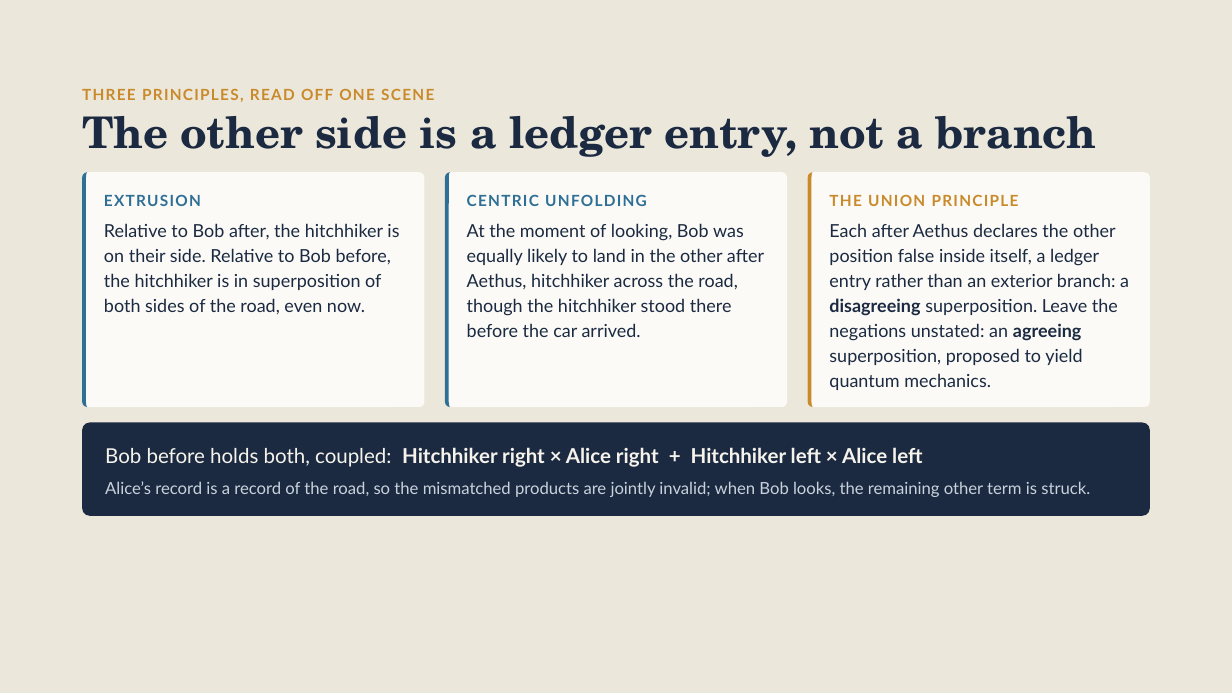
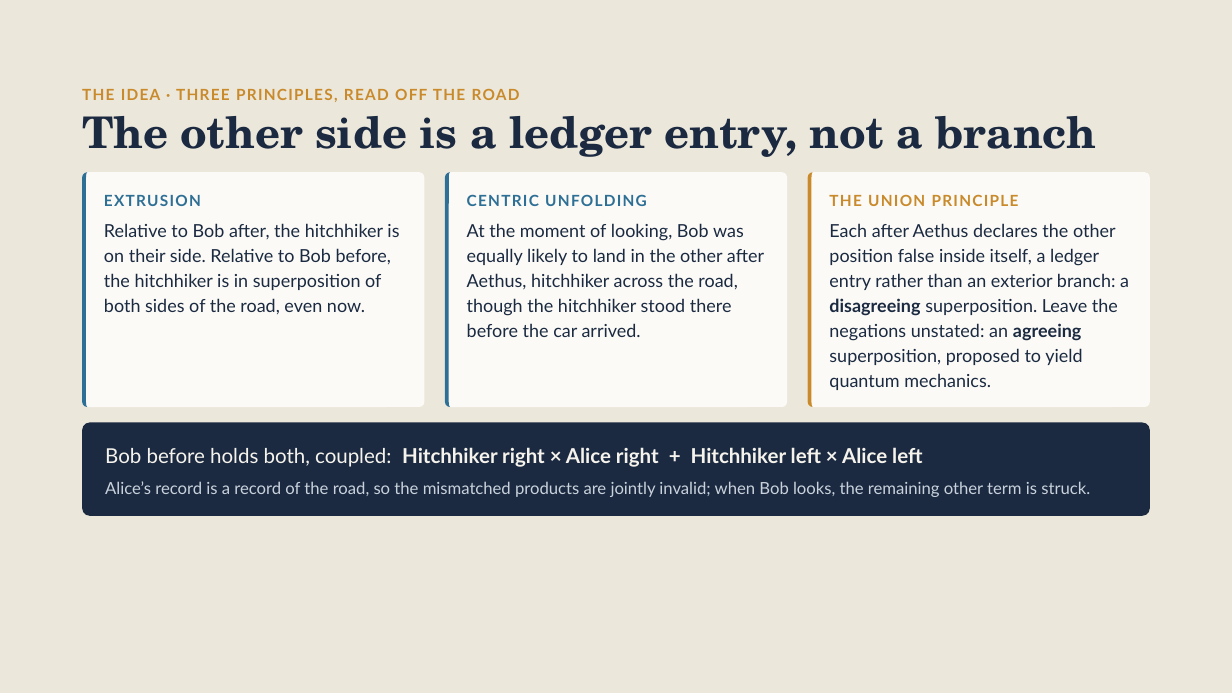
Before and after one commit to brunchwnewton/aethic-code, a slide deck: slide 4 of files/slides/aethic_reasoning_15_mins/Aethic Reasoning in 15 Minutes.pptx (slide 3 before the commit). Drawn at 1232x693 pixels with LibreOffice and Linux fonts; fonts in the diff are those of the drawing. Boxes give left, top, right and bottom in pixels: in the first picture for what was removed or moved away, otherwise in the second. Text is boxed around its words. In the diff, an @@ line names an element or a change of style, - is before the commit and + after.

```diff
--- a/files/slides/aethic_reasoning_15_mins/Aethic Reasoning in 15 Minutes.pptx
+++ b/files/slides/aethic_reasoning_15_mins/Aethic Reasoning in 15 Minutes.pptx
@@ text at bbox=[82, 89, 520, 102]: text changed @@
-THREE PRINCIPLES, READ OFF ONE SCENE
+THE IDEA · THREE PRINCIPLES, READ OFF THE ROAD
```
Also in this commit, not shown: 13 other slides changed, 2 slides added, 3 other files.
